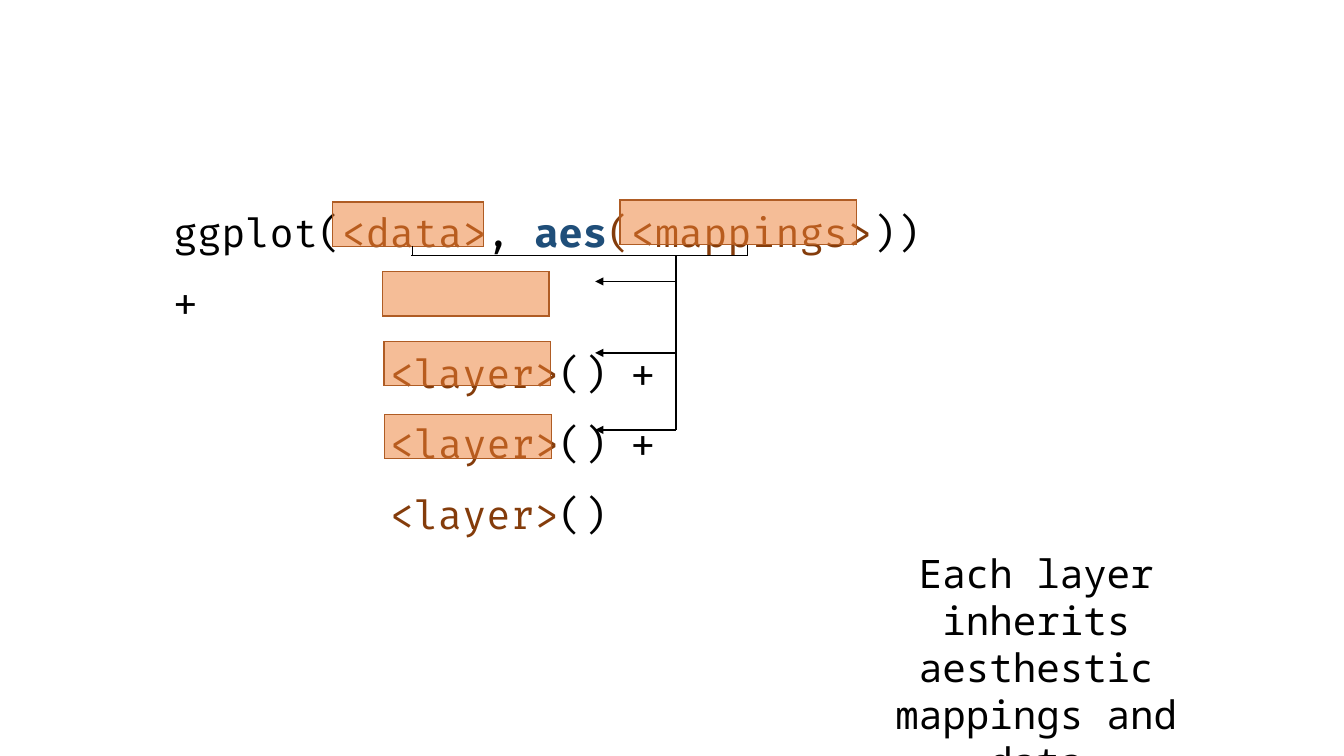
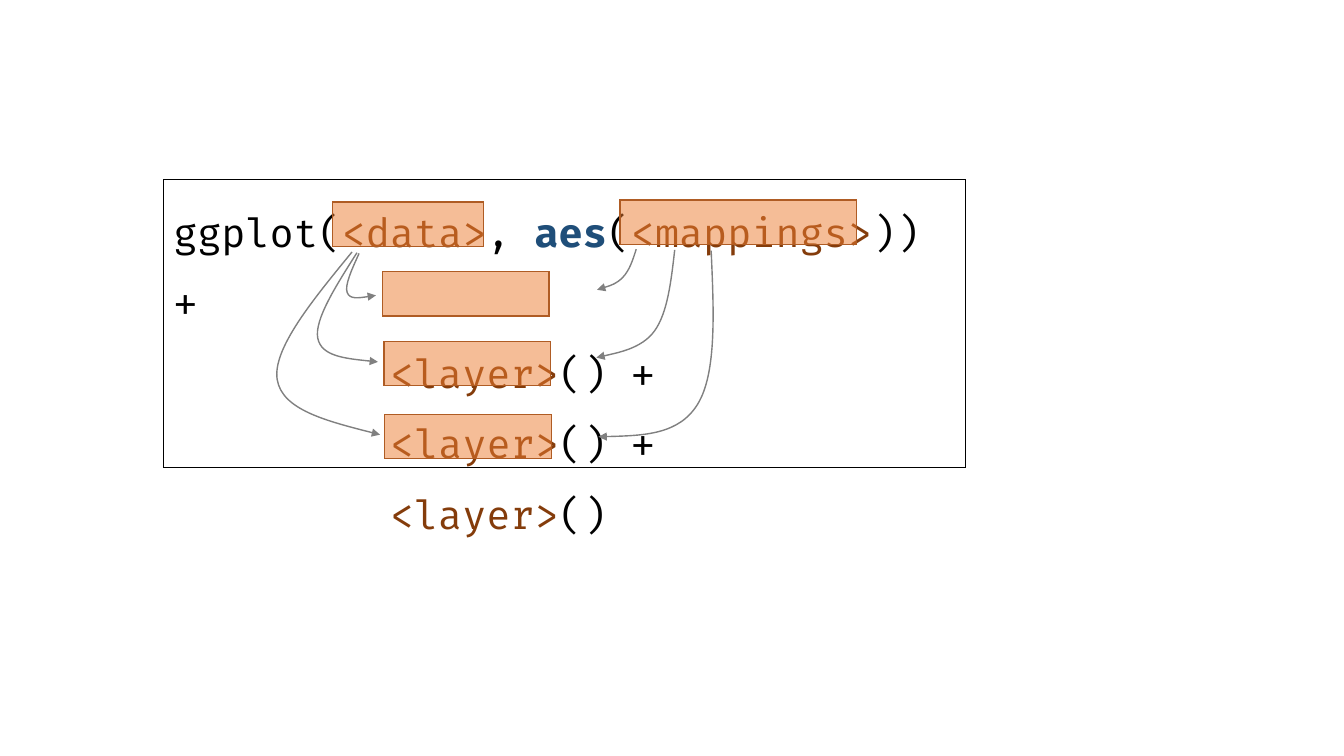
Before and after one commit to emitanaka/biometrics2019, a slide deck: slide 2 of images/images.pptx. Drawn at 1344x756 pixels with LibreOffice and Linux fonts; fonts in the diff are those of the drawing. Boxes give left, top, right and bottom in pixels: in the first picture for what was removed or moved away, otherwise in the second. Text is boxed around its words. In the diff, an @@ line names an element or a change of style, - is before the commit and + after.

```diff
--- a/images/images.pptx
+++ b/images/images.pptx
@@ rectangle "ggplot(<data>, aes(<mappings>)) +": place and size @@
-rectangle "ggplot(<data>, aes(<mappings>)) +" at (173,215,920,538)
+rectangle "ggplot(<data>, aes(<mappings>)) +" at (163,179,966,468)
@@ rectangle "ggplot(<data>, aes(<mappings>)) +" at (163,179,966,468): outline none to #000000 0.75 pt @@
@@ text in rectangle at (173,215,920,258): text colour #843C0B to #000000 in "aes(<mappings>))" @@
@@ freeform shape added at (277,252,380,435), outline #808080 1 pt @@
@@ freeform shape added at (318,253,378,362), outline #808080 1 pt @@
@@ freeform shape added at (347,253,376,297), outline #808080 1 pt @@
@@ line removed from (411, 256) to (747, 256) @@
@@ line removed from (412, 247) to (412, 256) @@
@@ freeform shape added at (597,249,636,289), outline #808080 1 pt @@
@@ freeform shape added at (597,250,676,358), outline #808080 1 pt @@
@@ freeform shape added at (599,251,714,438), outline #808080 1 pt @@
@@ line removed from (677, 256) to (677, 430) @@
@@ line removed from (747, 245) to (747, 256) @@
@@ arrow removed from (677, 281) to (595, 281) @@
@@ arrow removed from (677, 353) to (595, 353) @@
@@ arrow removed from (677, 430) to (595, 430) @@
@@ text removed at (895,558,1177,739) @@
-Each layer inherits aesthestic mappings and data
```
Also in this commit, not shown: 2 other slides changed, 50 other files.
